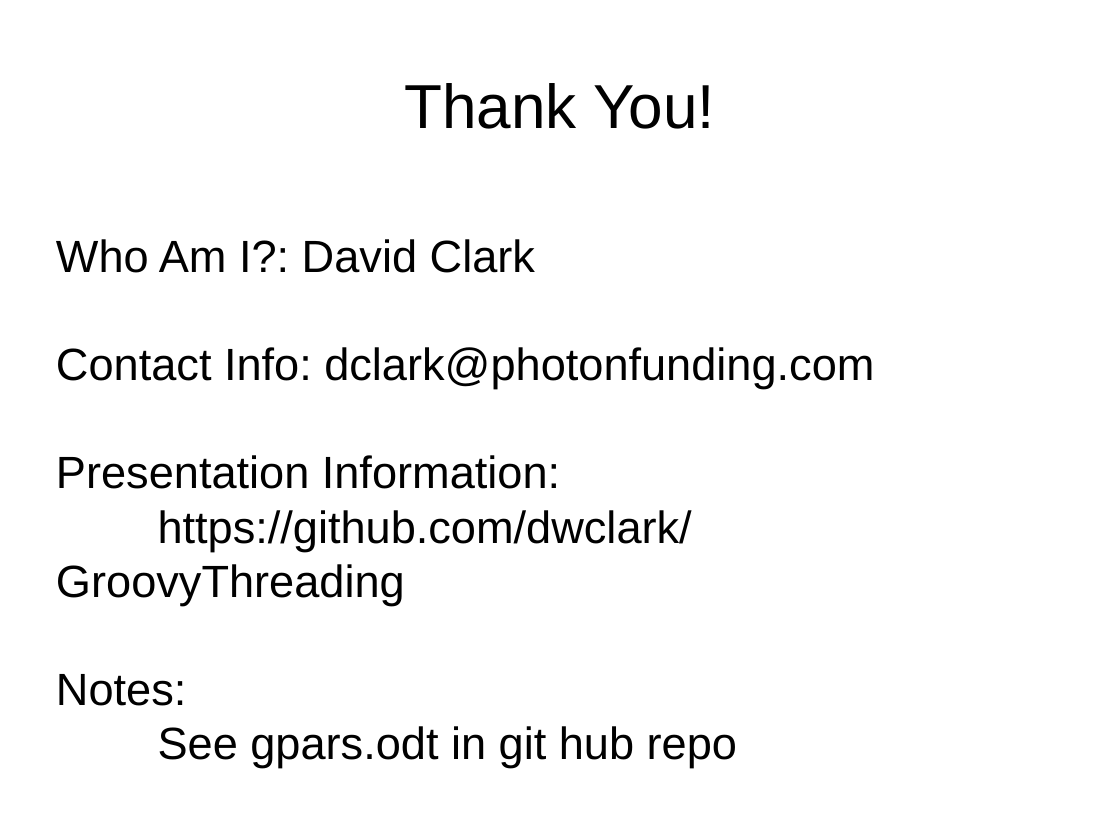
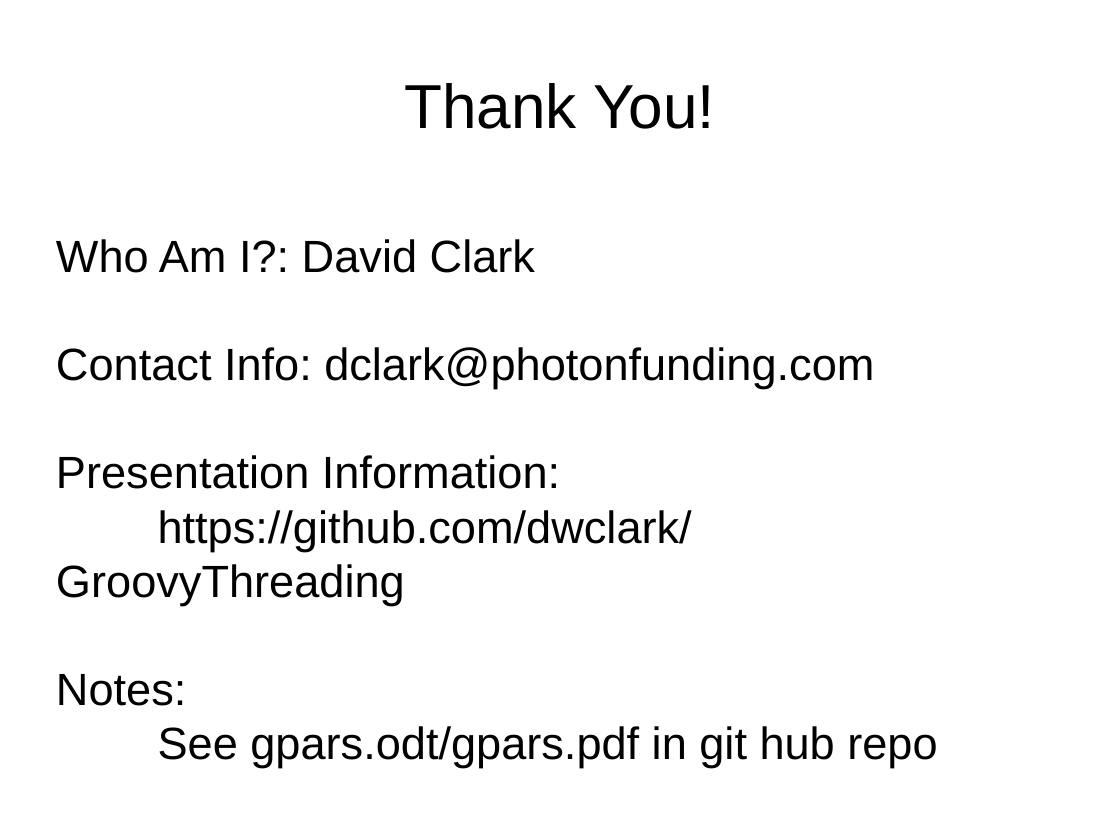
Before and after one commit to dwclark/GroovyThreading, a slide deck: slide 20 of presentation/gpars.odp. Drawn at 1120x840 pixels with LibreOffice and Linux fonts; fonts in the diff are those of the drawing. Boxes give left, top, right and bottom in pixels: in the first picture for what was removed or moved away, otherwise in the second. Text is boxed around its words. In the diff, an @@ line names an element or a change of style, - is before the commit and + after.

```diff
--- a/presentation/gpars.odp
+++ b/presentation/gpars.odp
@@ subtitle at (x1=158, y1=726, x2=937, y2=768): text changed @@
-See gpars.odt in git hub repo
+See gpars.odt/gpars.pdf in git hub repo
```
Also in this commit, not shown: 1 other slide changed, 7 other files.
